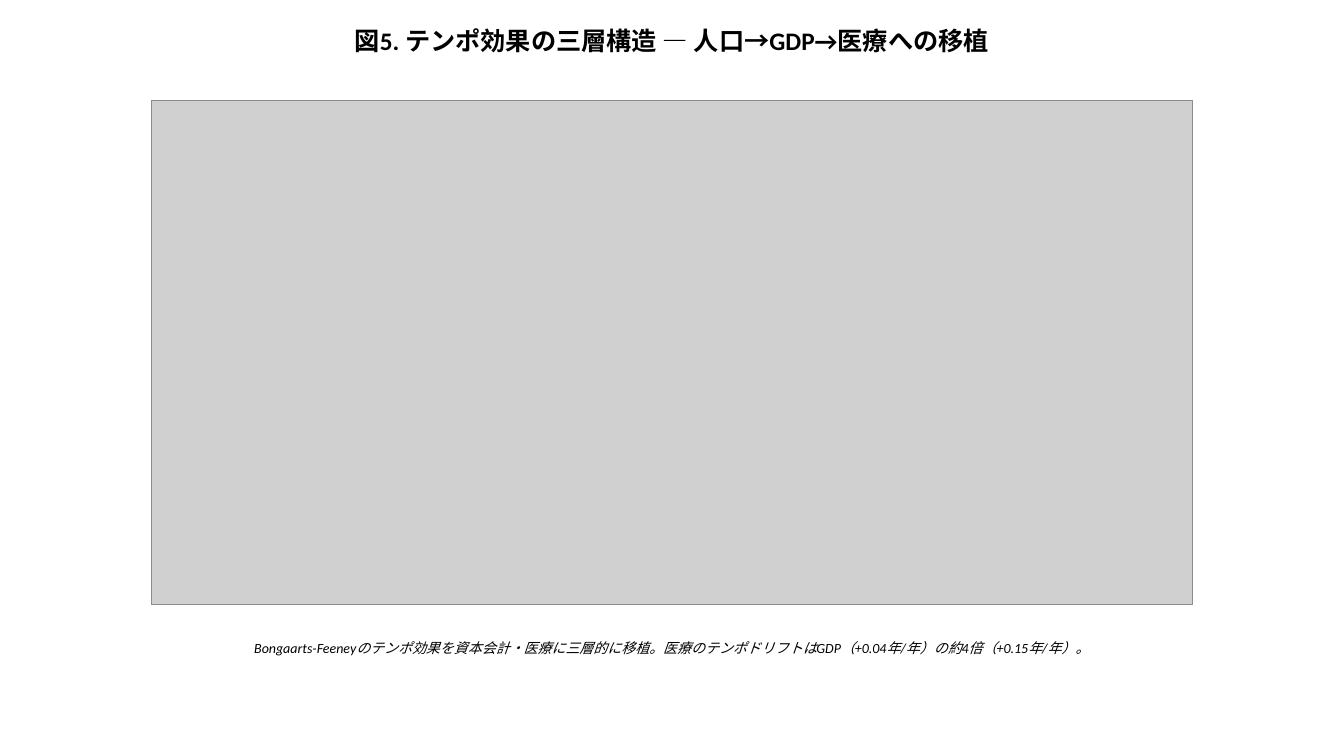
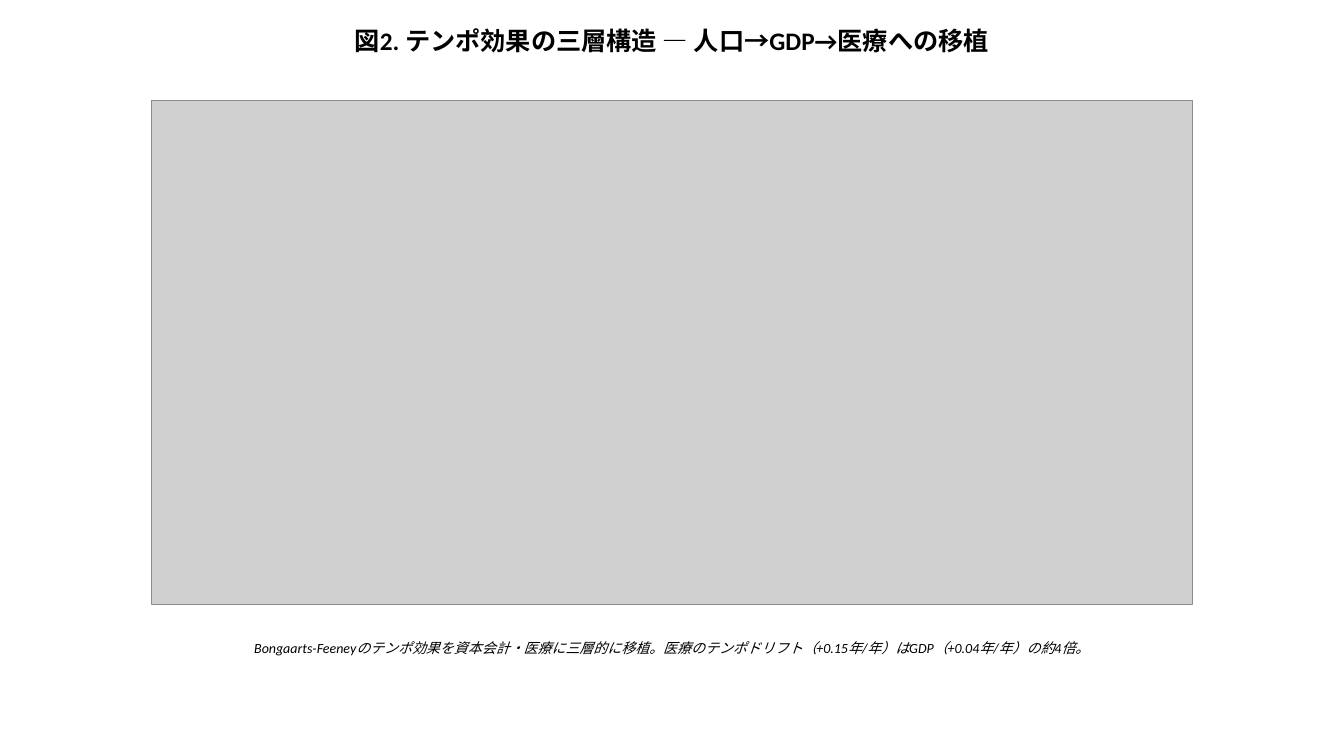
Before and after one commit to bougtoir/kotha-rct-decomposition, a slide deck: slide 2 of healthcare_economic_effect/output/pptx/Healthcare_Economic_Effect_Figures_JA.pptx (slide 5 before the commit). Drawn at 1344x756 pixels with LibreOffice and Linux fonts; fonts in the diff are those of the drawing; grey boxes stand for pictures. Boxes give left, top, right and bottom in pixels: in the first picture for what was removed or moved away, otherwise in the second. Text is boxed around its words. In the diff, an @@ line names an element or a change of style, - is before the commit and + after.

```diff
--- a/healthcare_economic_effect/output/pptx/Healthcare_Economic_Effect_Figures_JA.pptx
+++ b/healthcare_economic_effect/output/pptx/Healthcare_Economic_Effect_Figures_JA.pptx
@@ text at (x1=355, y1=28, x2=989, y2=53): text changed @@
-図5. テンポ効果の三層構造 — 人口→GDP→医療への移植
+図2. テンポ効果の三層構造 — 人口→GDP→医療への移植
@@ text at (x1=254, y1=641, x2=1090, y2=656): text changed @@
-Bongaarts-Feeneyのテンポ効果を資本会計・医療に三層的に移植。医療のテンポドリフトはGDP（+0.04年/年）の約4倍（+0.15年/年）。
+Bongaarts-Feeneyのテンポ効果を資本会計・医療に三層的に移植。医療のテンポドリフト（+0.15年/年）はGDP（+0.04年/年）の約4倍。
```
Also in this commit, not shown: 4 other slides changed, 18 other files.
